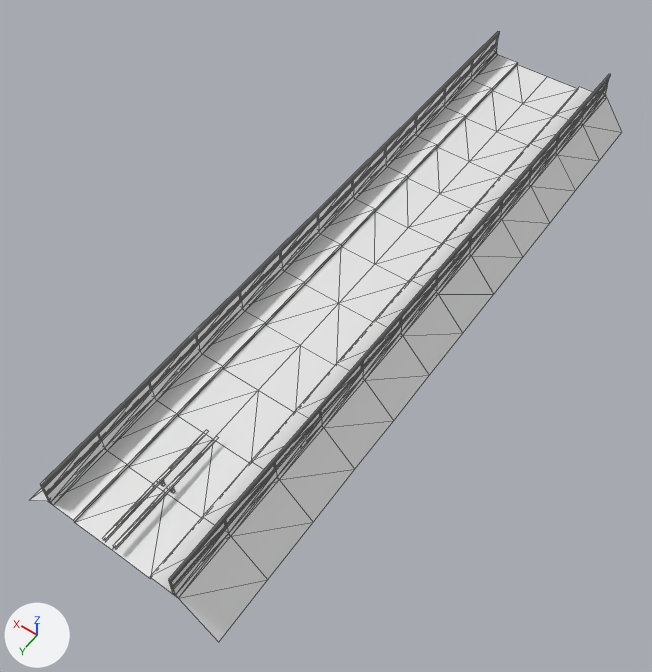
An edit to the OBJ model Resources/Meshes/Slope_Node_Pavement.obj, drawn before and after from the same camera.
Before and after are seen from a 50 mm camera at (-27.0, 45.0, 56.6) aimed at (0.6, 6.3, -4.0). The axes (+X, +Y, +Z) are drawn at lower left. The lights are the same throughout. Mesh edges are drawn as thin lines. Where no turn or scale is listed for an object, it has been applied to the vertices.

In view in the first picture: 'Slope_Node_Pavement'.
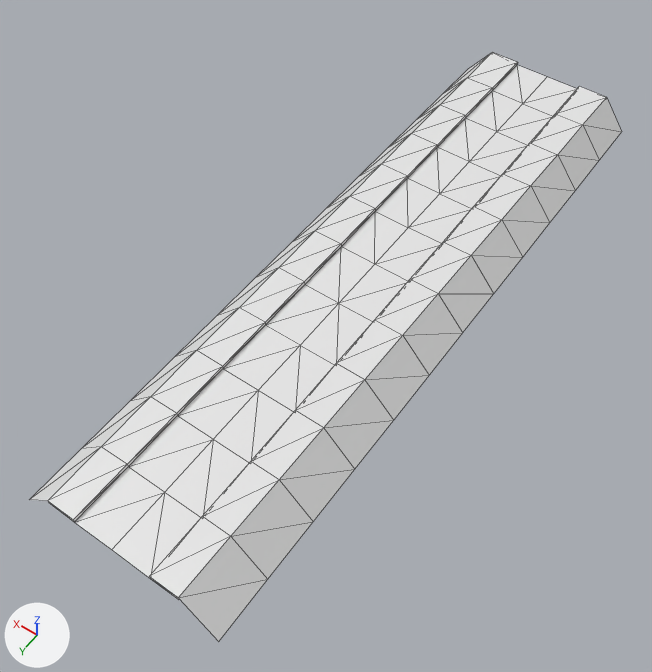
Edits to the scene script, one JSON object a line:
```json
{"block": "me_slope_node_pavement", "where": "# used by ob_slope_node_pavement; location = (0.0, 0.0, 0.0)"}
{"op": "remove", "block": "me_slope_node_pavement", "code": "me_slope_node_pavement.from_pydata(...)  # 855 vertices, 1388 faces; spans x -9.0..9.0, y -32.0..32.0, z -3.2..2.7"}
{"op": "add", "block": "me_slope_node_pavement", "code": "me_slope_node_pavement.from_pydata(...)  # 121 vertices, 200 faces; spans x -9.0..9.0, y -32.0..32.0, z -3.1..0.1"}
{"block": "me_slope_node_pavement", "change": "me_slope_node_pavement part 1: 36 loose pieces with 556 vertices, spanning x -6.3..6.3, y -32.0..32.0, z -0.3..2.7, are deleted"}
{"block": "me_slope_node_pavement", "change": "me_slope_node_pavement part 2"}
{"block": "me_slope_node_pavement", "change": "196 vertices are removed from x -6.5..6.5, y -32.0..32.0, z 0.0..2.5"}
{"block": "me_slope_node_pavement", "change": "406 faces are deleted"}
{"block": "me_slope_node_pavement", "change": "18 vertices are added at x -6.5..6.5, y -32.0..32.0, z -0.3..0.1"}
{"block": "me_slope_node_pavement", "change": "62 new faces join them"}
```

Boxes (x1, y1, x2, y2) around the edits, measured in the pictures (652 x 672 px):
```json
{"object": "Slope_Node_Pavement", "change": "reshaped", "before": [30, 31, 621, 642], "after": [30, 52, 622, 642]}
{"part": 1, "of": "me_slope_node_pavement", "change": "deleted", "before": [41, 31, 611, 589]}
{"part": 2, "of": "me_slope_node_pavement", "change": "cut back", "before": [43, 35, 621, 598], "after": [48, 52, 622, 599]}
```
